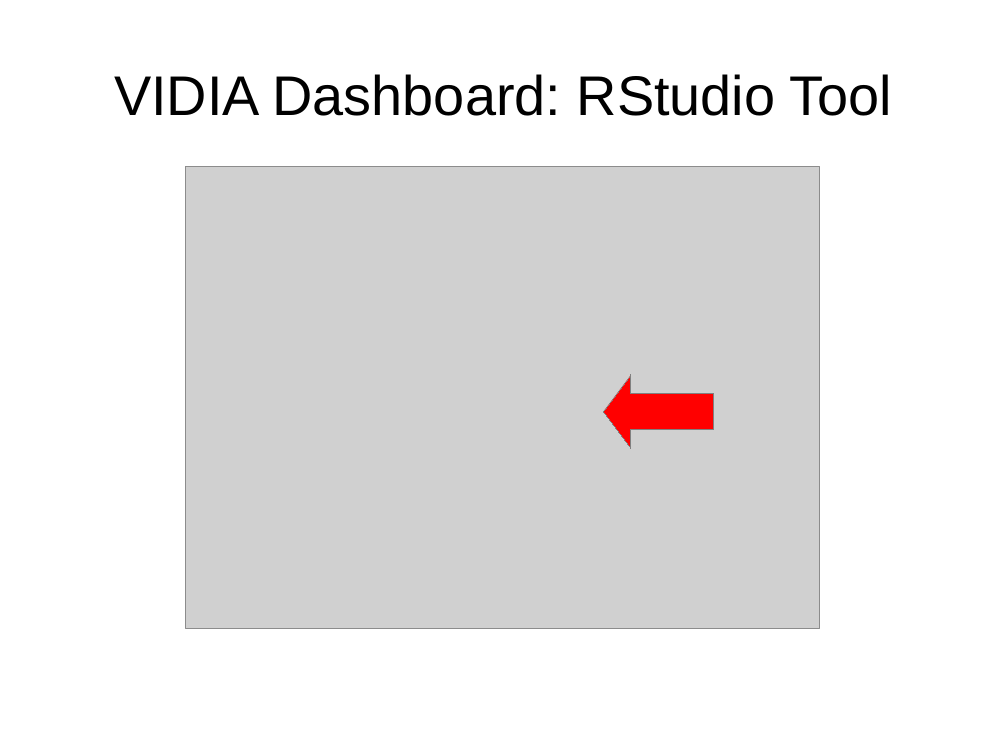
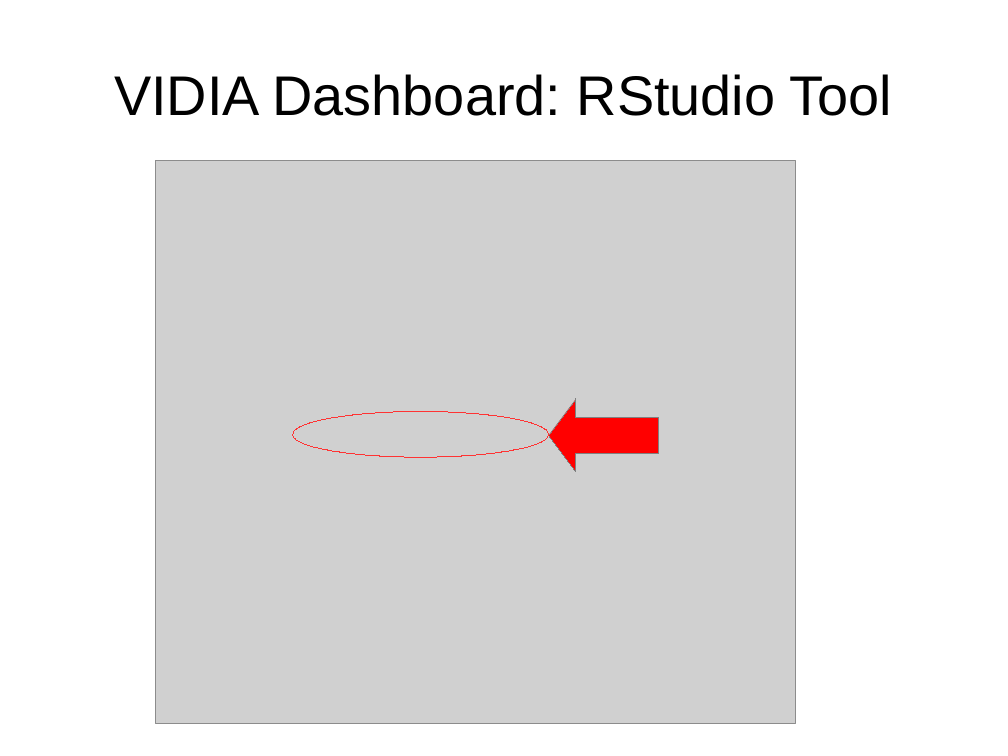
Before and after one commit to ubccr/hsws, a slide deck: slide 3 of slides/RStudio-basics.odp (slide 2 before the commit). Drawn at 1008x756 pixels with LibreOffice and Linux fonts; fonts in the diff are those of the drawing; grey boxes stand for pictures. Boxes give left, top, right and bottom in pixels: in the first picture for what was removed or moved away, otherwise in the second. Text is boxed around its words. In the diff, an @@ line names an element or a change of style, - is before the commit and + after.

```diff
--- a/slides/RStudio-basics.odp
+++ b/slides/RStudio-basics.odp
@@ picture: place and size @@
-picture at (185, 166, 820, 628)
+picture at (155, 160, 796, 724)
@@ ellipse added at (293, 412, 549, 457), outline #FF3333 0 pt @@
@@ left arrow: place and size @@
-left arrow at (604, 375, 713, 448)
+left arrow at (549, 399, 659, 472)
```
Also in this commit, not shown: 7 other slides changed, 7 slides added, 1 slide removed, 10 other files.
